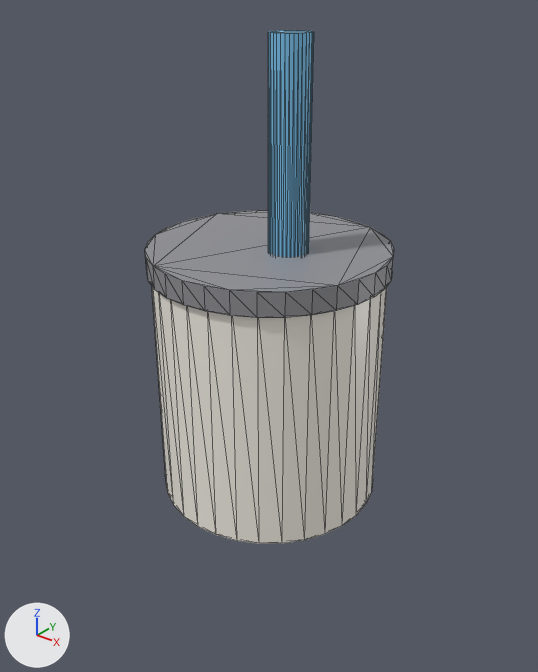
One commit to the glTF model Assets/Models/Towers/Boba.glb: the scene before it, then after it.
One viewpoint serves both versions: a 50 mm lens placed at (1.117, -1.398, 1.313), pointed at (0.015, -0.02, 0.458). The lights are fixed; the arrows at lower left show +X, +Y and +Z. The first picture is the older version. Mesh edges are drawn as thin lines.
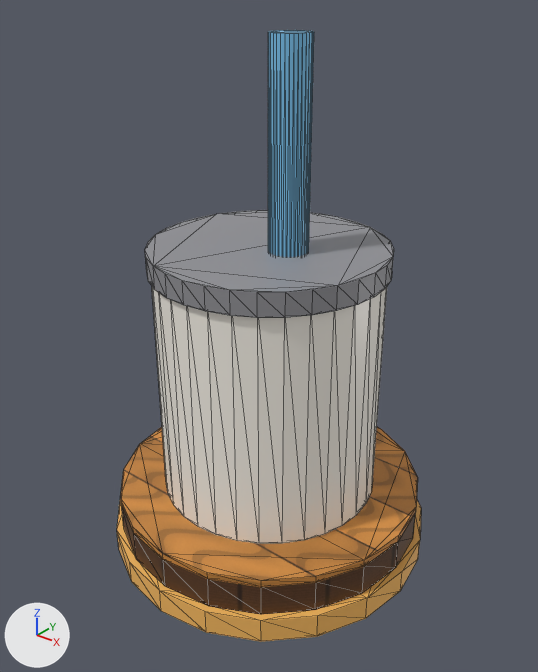
The newer file is also turned or shifted as a whole; pictures and numbers use the older file's frame.

The edits, one by one:
Picture 'WoodSideBand' (img_woodsideband) is new.
Picture 'WoodTopPlanks' (img_woodtopplanks) is new.
Material 'TierOrange' (mat_tierorange) is new.
Its base color is (0.95, 0.5, 0.12) (orange #f9bc61).
Material 'WoodSide' (mat_woodside) is new.
Its texture is img_woodsideband.
Its roughness is 0.55.
Material 'WoodTop' (mat_woodtop) is new.
Its texture is img_woodtopplanks.
Its roughness is 0.55.
Mesh me_cylinder_075 is new.
It is a 20-sided cylinder along z spanning x -0.45..0.45, y -0.45..0.45, z -0.035..0.035.
It uses material mat_tierorange (orange #f9bc61).
Mesh me_cylinder_073 is new.
It has 60 vertices, 152 faces and spans x -0.43..0.43, y -0.43..0.43, z -0.045..0.065.
Faces by material slot: [76, 76].
It uses material mat_woodside (picture img_woodsideband).
It uses material mat_woodtop (picture img_woodtopplanks).
Object 'rim' (ob_rim) is new; it shows me_cylinder_075.
Its location is (0.0, 0.0, -0.145).
Object 'pedestal' (ob_pedestal) is new; it shows me_cylinder_073.
Its location is (0.0, 0.0, -0.065).

What differs and where, as boxes [x1, y1, x2, y2] in the pictures (538 x 672 px):
'pedestal', added (orange)
    after: [121, 427, 418, 615]
    faces in mat_woodtop (picture img_woodtopplanks): [121, 427, 418, 587]
    faces in mat_woodside (picture img_woodsideband): [121, 505, 416, 615]
'rim', added (orange)
    after: [117, 499, 421, 642]
